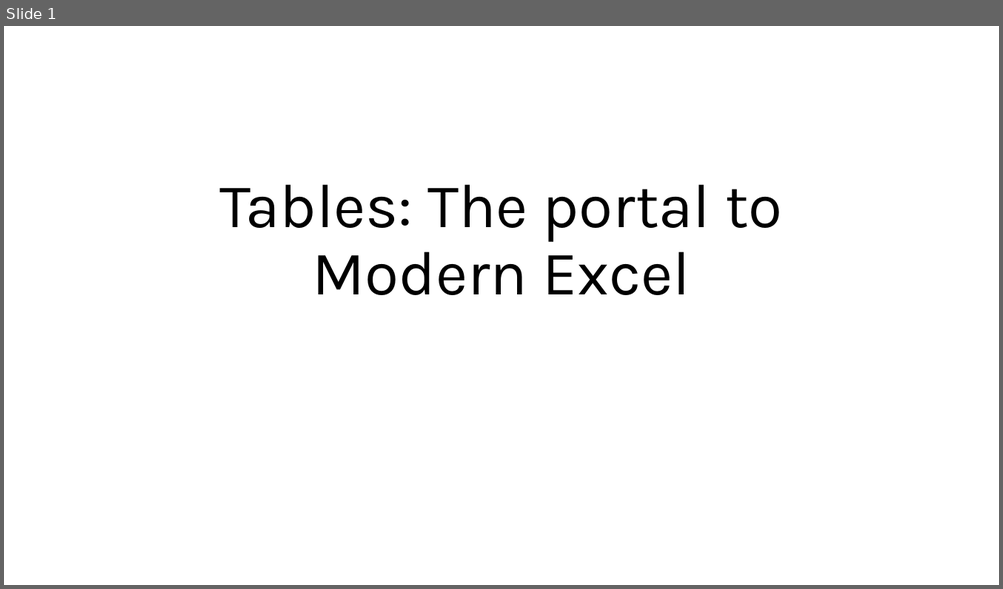
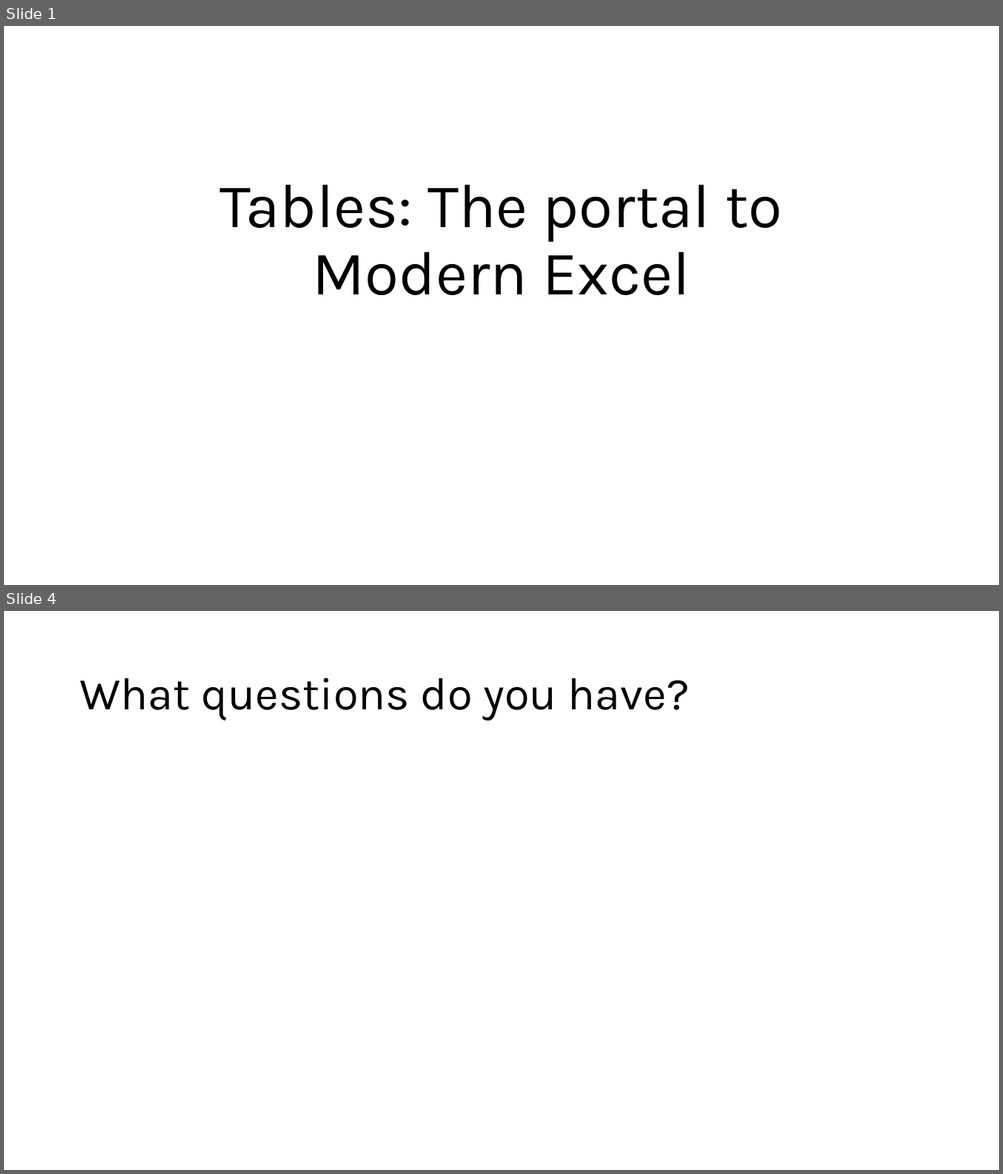
Before and after one commit to stringfestdata/complianceiq-tables-portal-to-modern-excel, a slide deck: complianceiq-tables-portal-modern-excel.pptx. Shown one above the other, each under a label of ours: slide 1 before the commit, slides 1 and 4 after it; the slides between them are not shown. The pictures are 1003x589 and 1003x1174 pixels, drawn with LibreOffice and Linux fonts; fonts in the diff are those of the drawing. Boxes give left, top, right and bottom in pixels: in the first picture for what was removed or moved away, otherwise in the second. Text is boxed around its words. In the diff, an @@ line names an element or a change of style, - is before the commit and + after.

```diff
--- a/complianceiq-tables-portal-modern-excel.pptx
+++ b/complianceiq-tables-portal-modern-excel.pptx
@@ slide 4 added at [4,611,999,1170], background #FFFFFF @@
@@ title added at [79,678,689,721], 44 pt, text #000000 @@
+What questions do you have?
```
Also in this commit, not shown: 2 other slides added, 1 slide removed, 2 other files.
